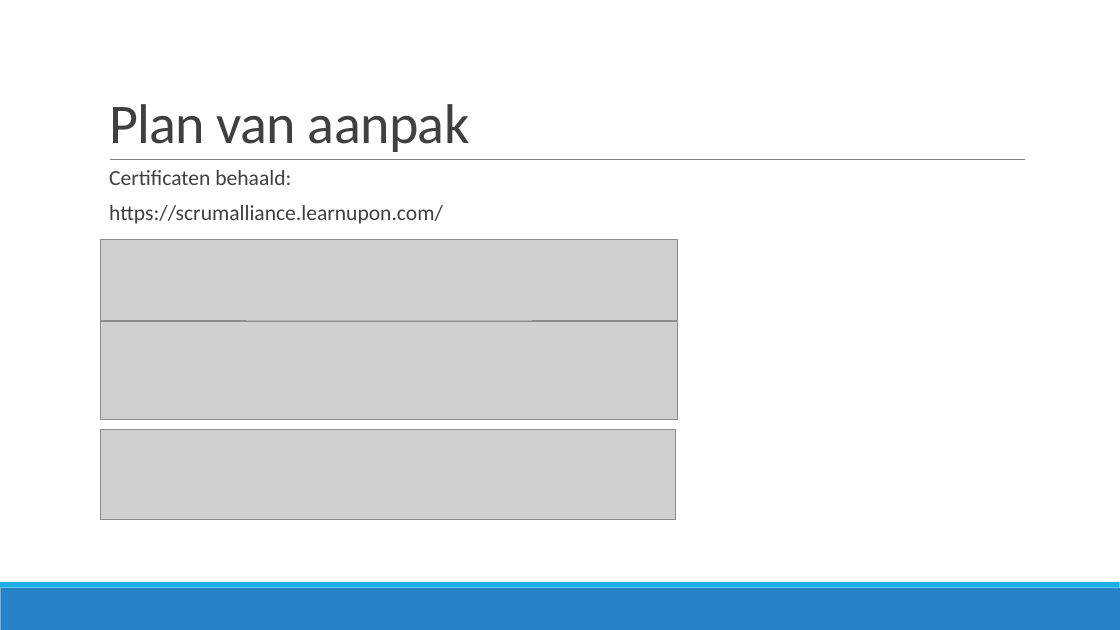
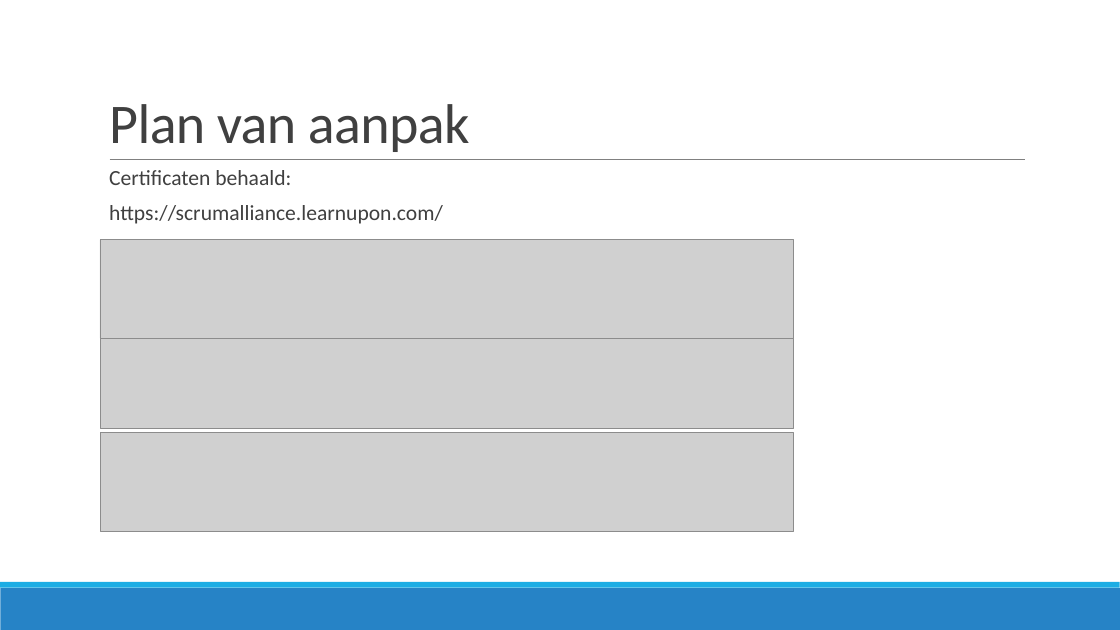
Before and after one commit to JouriTas/Projectwerk-IT-project, a slide deck: slide 8 of Scrum Artifacts/Sprint5/IT-Projectwerk 2022.pptx. Drawn at 1120x630 pixels with LibreOffice and Linux fonts; fonts in the diff are those of the drawing; grey boxes stand for pictures. Boxes give left, top, right and bottom in pixels: in the first picture for what was removed or moved away, otherwise in the second. Text is boxed around its words. In the diff, an @@ line names an element or a change of style, - is before the commit and + after.

```diff
--- a/Scrum Artifacts/Sprint5/IT-Projectwerk 2022.pptx
+++ b/Scrum Artifacts/Sprint5/IT-Projectwerk 2022.pptx
@@ picture: place and size @@
-picture at (101,322,677,420)
+picture at (100,239,793,338)
@@ picture removed at (101,239,677,320) @@
@@ picture: place and size @@
-picture at (101,430,676,520)
+picture at (101,339,793,429)
@@ picture added at (101,433,793,531) @@
```
Also in this commit, not shown: 8 other slides changed.
